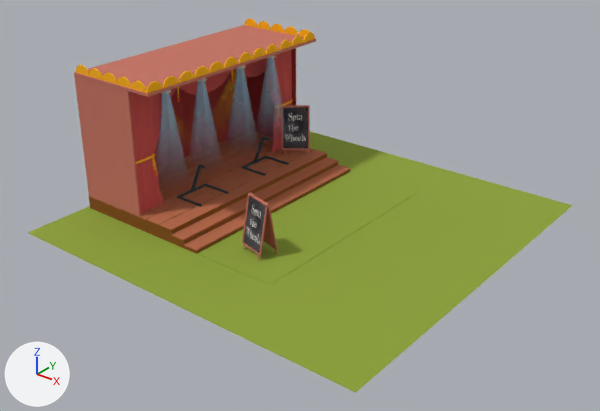
Renders of the glTF model models/Theatre.glb from each side of a commit.
The view is the same before and after, from a camera (50 mm lens) standing at (18.9, -24.2, 15.5) and looking at (0.3, -1.0, 1.1). Lighting does not change. The marker at lower left points along +X, +Y and +Z. Objects named as collision shapes, trigger or cutter boxes, shadow casters or lower levels of detail are left out. Where no turn or scale is listed for an object, it has been applied to the vertices.

The scene before the commit, as lines of its bpy script (objects in view):
```python
mat_material_005 = principled_material('Material.005')
mat_material_005.texture = img_sign_png_001  # with its transparency
mat_material_005.roughness = 1.0
me_cube_001 = bpy.data.meshes.new('Cube.001')
me_cube_001.from_pydata(...)  # 130 vertices, 256 faces; spans x -0.04..0.2, y -4.94..4.94, z -2.63..2.63
me_cube_001.materials.append(mat_material_001)  # picture img_texturetheatre_png
me_cylinder_007 = bpy.data.meshes.new('Cylinder.007')
me_cylinder_007.from_pydata(...)  # 48 vertices, 80 faces; spans x -0.81..0.81, y -7.21..0.93, z -4.78..0.03
me_cylinder_007.materials.append(mat_material_005)  # picture img_sign_png_001
me_cylinder_009 = bpy.data.meshes.new('Cylinder.009')
me_cylinder_009.from_pydata(...)  # 12 vertices, 20 faces; spans x -0.48..0.48, y -0.15..3.3, z -4.12..0.13
me_cylinder_009.materials.append(mat_material_005)  # picture img_sign_png_001
me_cylinder_010 = bpy.data.meshes.new('Cylinder.010')
me_cylinder_010.from_pydata(...)  # 12 vertices, 20 faces; spans x -0.48..0.48, y -3.3..0.15, z -4.12..0.13
me_cylinder_010.materials.append(mat_material_005)  # picture img_sign_png_001
ob_cube_001 = bpy.data.objects.new('Cube.001', me_cube_001)
ob_cube_001.location = (-7.77, 0.0, 3.22)
ob_cylinder_007 = bpy.data.objects.new('Cylinder.007', me_cylinder_007)
ob_cylinder_007.location = (-4.61, 3.09, 5.34)
ob_cylinder_009 = bpy.data.objects.new('Cylinder.009', me_cylinder_009)
ob_cylinder_009.location = (-6.29, -2.93, 5.14)
ob_cylinder_010 = bpy.data.objects.new('Cylinder.010', me_cylinder_010)
ob_cylinder_010.location = (-6.29, 3.38, 5.14)
# also in view: 'Plane' at (0.0, 0.0, 0.0); 'Cube.002' at (-4.8, 3.9, 3.2); 'Cube.007' at (-4.1, 4.2, 1.7); 'Cube.004' at (-4.9, -4.2, 1.7); 'Cube.006' at (-5.7, 0.0, 5.9)
```
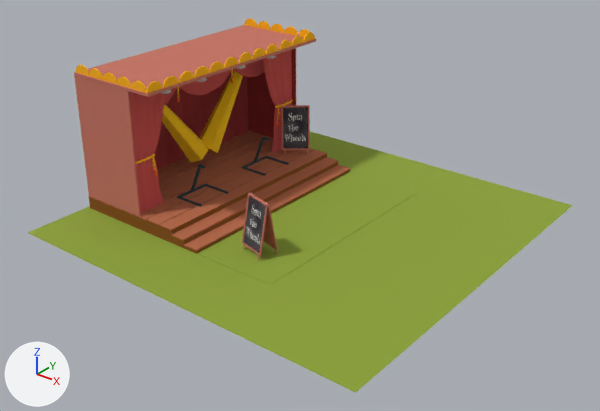
Where the newer file only moved an object's origin or applied its transform, the numbers keep the older frame.

Pixel boxes [x1, y1, x2, y2] of what changed, in the pictures (600 x 411 px):
'Cylinder.010', surface changed: [199, 71, 243, 153] in both
'Cylinder.009', surface changed: [162, 105, 208, 162] in both
'Cylinder.007', deleted (blue): before [161, 58, 276, 112]

What changed in the scene script:
```text
Add img_image_1:
    img_image_1 = load_image('Image_1', '_unpacked/Image_1', 512, 512, 'sRGB')
Change mat_material_005:
    mat_material_005.texture: img_sign_png_001 -> img_image_1  # with its transparency
Remove ob_cylinder_007:
    ob_cylinder_007 = bpy.data.objects.new('Cylinder.007', me_cylinder_007)
    ob_cylinder_007.location = (-4.61, 3.09, 5.34)
```
